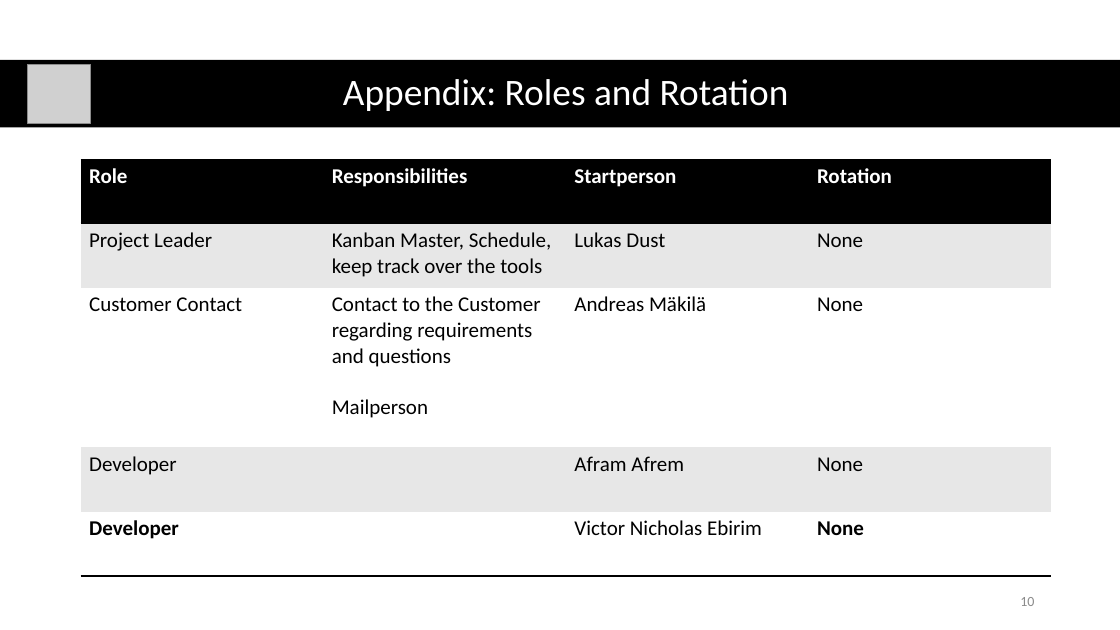
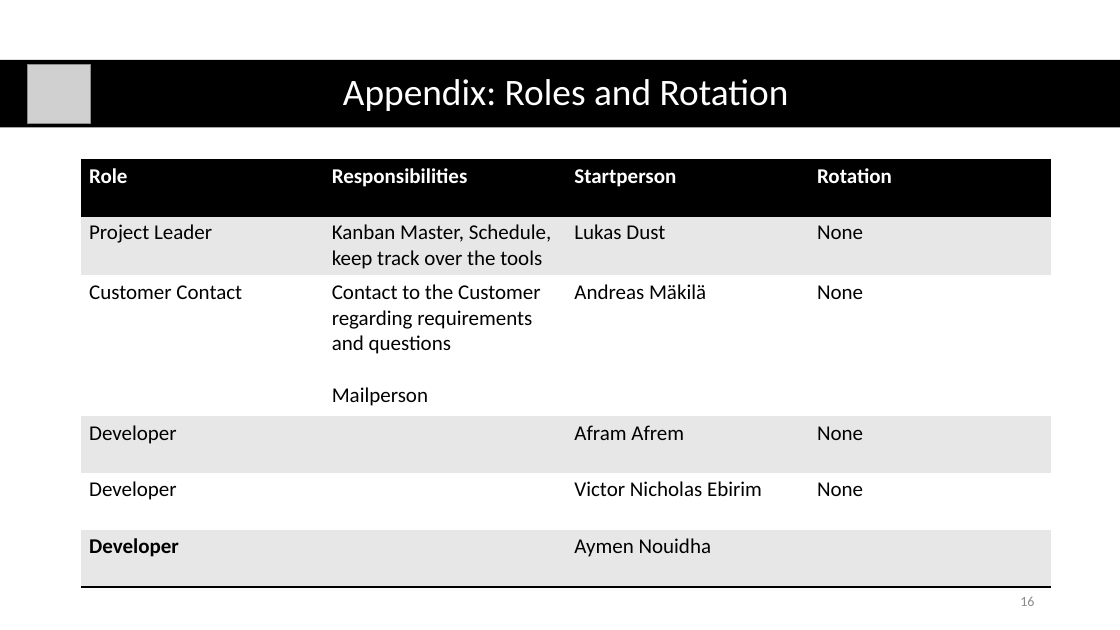
Before and after one commit to AymenNouidha/Rosa, a slide deck: slide 16 of 04_Presentations/01_Supervision_Meetings/02_Supervision_Meeting.pptx (slide 10 before the commit). Drawn at 1120x630 pixels with LibreOffice and Linux fonts; fonts in the diff are those of the drawing; grey boxes stand for pictures. Boxes give left, top, right and bottom in pixels: in the first picture for what was removed or moved away, otherwise in the second. Text is boxed around its words. In the diff, an @@ line names an element or a change of style, - is before the commit and + after.

```diff
--- a/04_Presentations/01_Supervision_Meetings/02_Supervision_Meeting.pptx
+++ b/04_Presentations/01_Supervision_Meetings/02_Supervision_Meeting.pptx
@@ table at (81,160,1052,586) @@
+row 6: Developer |  | Aymen Nouidha | 
@@ page number at (1020,597,1034,606): text changed @@
-10
+16
```
Also in this commit, not shown: 6 other slides changed, 7 slides added, 19 other files.
